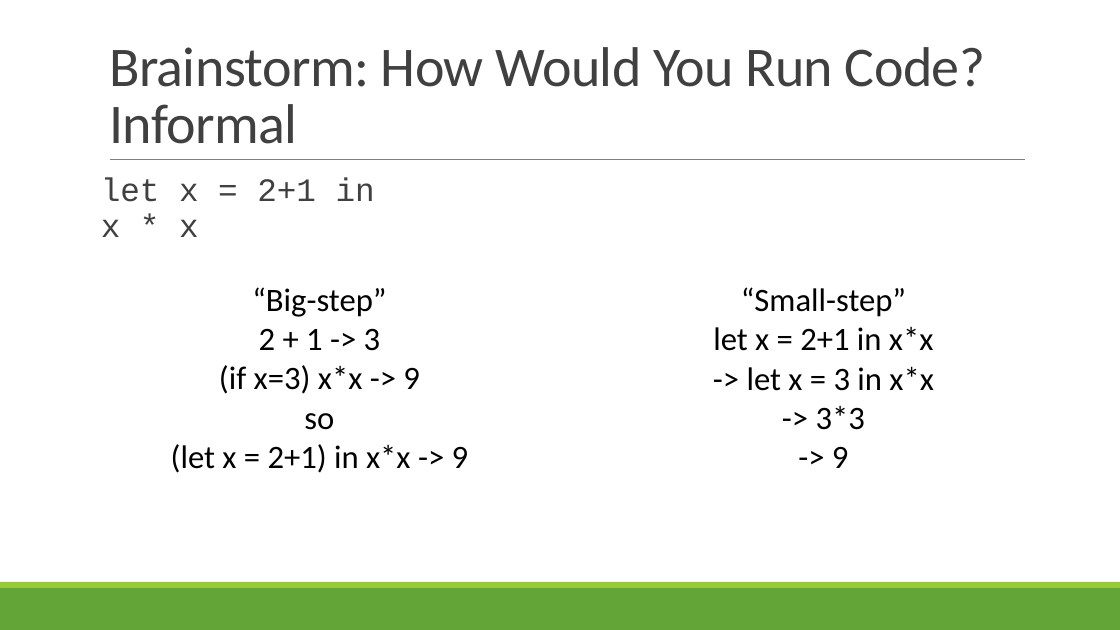
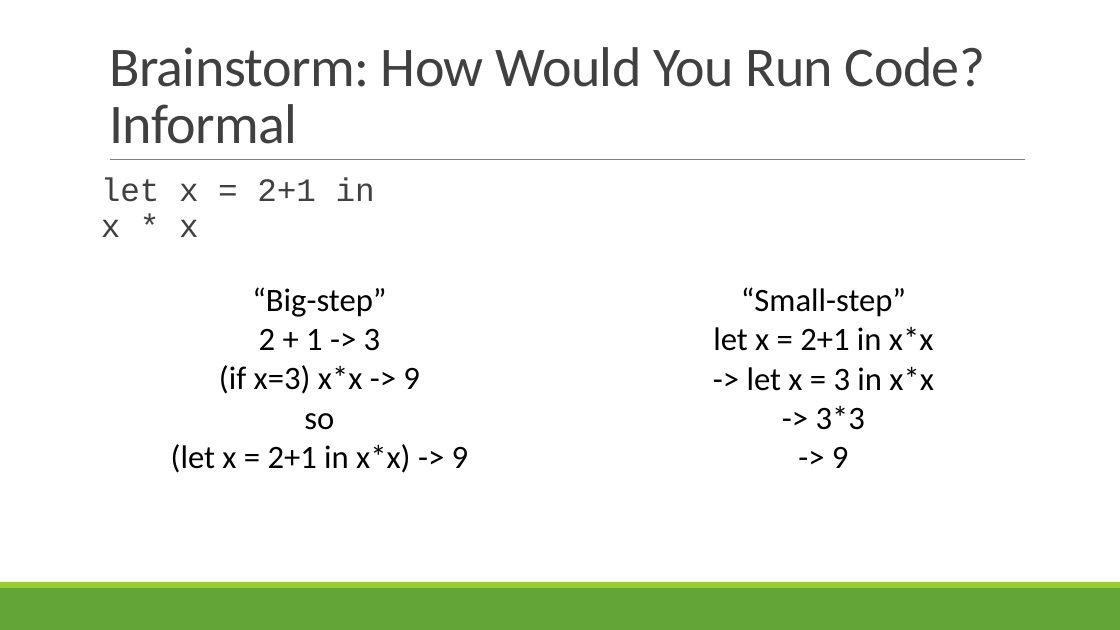
Before and after one commit to rbohrer/pl-course, a slide deck: slide 11 of LectureSlides/06OpSem.pptx. Drawn at 1120x630 pixels with LibreOffice and Linux fonts; fonts in the diff are those of the drawing. Boxes give left, top, right and bottom in pixels: in the first picture for what was removed or moved away, otherwise in the second. Text is boxed around its words. In the diff, an @@ line names an element or a change of style, - is before the commit and + after.

```diff
--- a/LectureSlides/06OpSem.pptx
+++ b/LectureSlides/06OpSem.pptx
@@ text at (x1=171, y1=444, x2=469, y2=473): text changed @@
-(let x = 2+1) in x*x -> 9
+(let x = 2+1 in x*x) -> 9
```
Also in this commit, not shown: 5 other slides changed.
